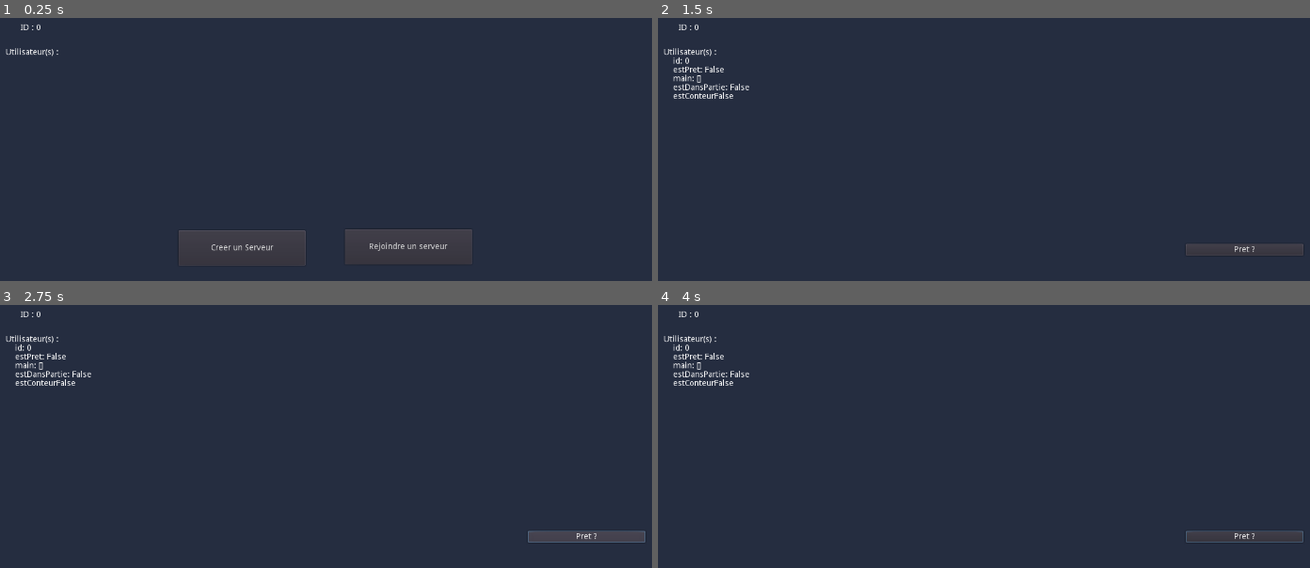
Above: before the commit, frames 1-4 (two rows, left to right).
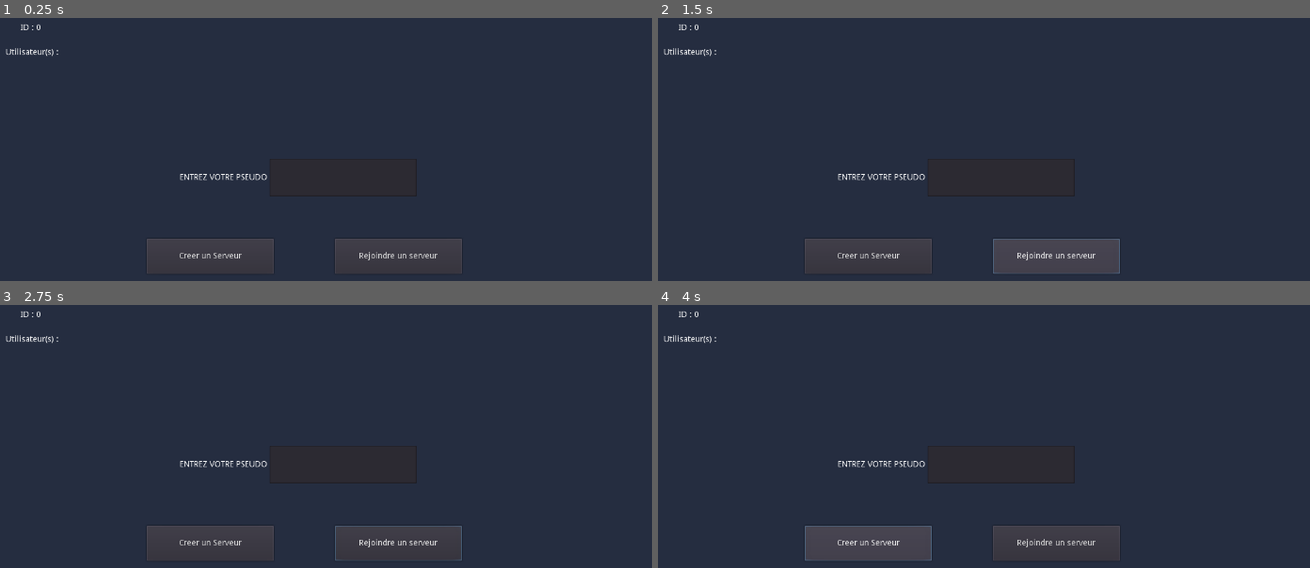
Above: after the commit, the same moments.

Repository: ArthurBajt/ARKED-Dixit-GODOT
Game: Godot game, scene res://Scenes/Menu/Menu.tscn
Two runs of this game, one before a commit and one after it. Both use one fixed random seed, a clock stepped at 60 frames per second and the inputs below.
Inputs (mouse positions are in pixels of both pictures, inside the frame that each line leads up to):
- Up to frame 1 (0.25 s): no input
- Up to frame 2 (1.5 s): click "Creer un Serveur" at 0.5 s; click (1055, 257) at 1.25 s, where only the run after the commit has a clickable "Rejoindre un serveur"
- Up to frame 3 (2.75 s): click (586, 536) at 2 s, where only the run before the commit has a clickable "Pret ?"
- Up to frame 4 (4 s): click (1244, 536) at 2.75 s, where only the run before the commit has a clickable "Pret ?"; click (866, 544) at 3.5 s, where only the run after the commit has a clickable "Creer un Serveur"

The runs differ from the first frame. In frame 1, 2.6% of the frame differs, in the area x 22-73%, y 53-98%; in frame 2, 4.7%; in frame 3, 3.7%; in frame 4, 4.8%, in the area x 2-99%, y 15-98%.

Commit message:
bugs fix

Diff:
--- a/Scenes/Chat/Chat.gd
+++ b/Scenes/Chat/Chat.gd
@@ -1,4 +1,5 @@
 extends Control
+class_name Chat
 
 onready var MessageBox = $Chat/Layout
 onready var message1=$Chat/Layout/Message1
@@ -14,13 +15,14 @@
 
 # Called when the node enters the scene tree for the first time.
 func _ready():
+	self.mouse_filter = Control.MOUSE_FILTER_IGNORE
 	Network.connect("updateChat", self, "afficheUpdateChat") # Replace with function body.
 	MessageBox.visible = !MessageBox.visible
 
 
 # Called every frame. 'delta' is the elapsed time since the previous frame.
 #func _process(delta):
-#	pass
+#    pass
 
 
 func _on_Chat_pressed():
@@ -46,8 +48,8 @@
 	Network.envoieMessage(message4.get_text())
 	MessageBox.visible = !MessageBox.visible
 
-func afficheUpdateChat(id, msg):
-	ChatDisplay.text += "[%s]: %s \n" % [id,msg]
+func afficheUpdateChat(name, msg):
+	ChatDisplay.text += "%s: %s \n" % [name,msg]
 	AutoScroll()
 
 func AutoScroll():
--- a/Scenes/Debug/DebutNetwork.gd
+++ b/Scenes/Debug/DebutNetwork.gd
@@ -13,6 +13,7 @@
 
 	var utilisateursText = "Utilisateur(s) :\n"
 	for usId in Network.utilisateurs:
+		utilisateursText += "\t" + "nom: " + str(Network.utilisateurs[usId].nom)
 		utilisateursText += "\t" + "id: " + str(usId)
 		if "estPret" in Network.utilisateurs[usId]:
 			utilisateursText += "\n\t" + "estPret: " + str(Network.utilisateurs[usId].estPret)
--- a/Scenes/Joueur/Joueur.gd
+++ b/Scenes/Joueur/Joueur.gd
@@ -19,7 +19,7 @@
 var estConteur: bool = false
 var ui
 var uiConteur
-var uiChat
+var uiChat: Chat
 
 func setConteur(idJoueur):
 	self.estConteur = self.id == idJoueur
--- a/Scenes/Menu/Menu.gd
+++ b/Scenes/Menu/Menu.gd
@@ -3,6 +3,8 @@
 
 onready var buttonCreer = $Ui/ButtonCreer
 onready var buttonRejoindre = $Ui/ButtonRejoindre
+
+var player_name = ""
 
 func _ready():
 	buttonCreer.text = R.getString("buttonCreer")
@@ -10,10 +12,15 @@
 
 
 func _on_ButtonCreer_pressed():
-	Network.creerServeur()
-	get_tree().change_scene("res://Scenes/Lobby/Lobby.tscn")
+	if(player_name != ""):
+		Network.creerServeur(player_name)
+		get_tree().change_scene("res://Scenes/Lobby/Lobby.tscn")
 
 
 func _on_ButtonRejoindre_pressed():
-	Network.rejoindreServeur()
-	get_tree().change_scene("res://Scenes/Lobby/Lobby.tscn")
+	if(player_name != ""):
+		Network.rejoindreServeur(player_name)
+		get_tree().change_scene("res://Scenes/Lobby/Lobby.tscn")
+
+func _on_inputPseudo_text_changed(new_text):
+	player_name = new_text
--- a/Scenes/Menu/Menu.tscn
+++ b/Scenes/Menu/Menu.tscn
@@ -6,30 +6,58 @@
 script = ExtResource( 1 )
 
 [node name="Ui" type="Control" parent="."]
-margin_right = 40.0
-margin_bottom = 40.0
+anchor_right = 1.0
+anchor_bottom = 1.0
+margin_top = 3.36731
+margin_bottom = 3.36731
 __meta__ = {
 "_edit_use_anchors_": false
 }
 
 [node name="ButtonCreer" type="Button" parent="Ui"]
-margin_left = 310.0
-margin_top = 381.0
-margin_right = 526.0
-margin_bottom = 441.0
+margin_left = 256.0
+margin_top = 392.0
+margin_right = 472.0
+margin_bottom = 452.0
 text = "Creer"
 __meta__ = {
 "_edit_use_anchors_": false
 }
 
 [node name="ButtonRejoindre" type="Button" parent="Ui"]
-margin_left = 593.0
-margin_top = 379.0
-margin_right = 809.0
-margin_bottom = 439.0
+margin_left = 576.0
+margin_top = 392.0
+margin_right = 792.0
+margin_bottom = 452.0
 text = "Rejoindre"
 __meta__ = {
 "_edit_use_anchors_": false
 }
+
+[node name="HBoxContainer" type="HBoxContainer" parent="Ui"]
+margin_left = 312.0
+margin_top = 256.0
+margin_right = 777.0
+margin_bottom = 320.0
+__meta__ = {
+"_edit_use_anchors_": false
+}
+
+[node name="Label" type="Label" parent="Ui/HBoxContainer"]
+margin_top = 25.0
+margin_right = 149.0
+margin_bottom = 39.0
+text = "Entrez votre pseudo"
+uppercase = true
+
+[node name="inputPseudo" type="LineEdit" parent="Ui/HBoxContainer"]
+margin_left = 153.0
+margin_right = 403.0
+margin_bottom = 64.0
+rect_min_size = Vector2( 250, 50 )
+__meta__ = {
+"_editor_description_": ""
+}
 [connection signal="pressed" from="Ui/ButtonCreer" to="." method="_on_ButtonCreer_pressed"]
 [connection signal="pressed" from="Ui/ButtonRejoindre" to="." method="_on_ButtonRejoindre_pressed"]
+[connection signal="text_changed" from="Ui/HBoxContainer/inputPseudo" to="." method="_on_inputPseudo_text_changed"]
--- a/Scripts/Network.gd
+++ b/Scripts/Network.gd
@@ -14,16 +14,17 @@
 
 
 
-func creerServeur():
+func creerServeur(player_name):
 	""" Creer un serveur """
+	dataStruct.nom = player_name
 	var peer = NetworkedMultiplayerENet.new()
 	peer.create_server(DEFAUT_PORT, MAX_UTILISATEURS)
 	get_tree().set_network_peer(peer)
 	_lobby_se_declarer()
 
-
-func rejoindreServeur():
+func rejoindreServeur(player_name):
 	""" Fait rejoindre un serveur à un utilisateur"""
+	dataStruct.nom = player_name
 	var peer = NetworkedMultiplayerENet.new()
 	peer.create_client(DEFAUT_IP, DEFAUT_PORT)
 	get_tree().set_network_peer(peer)
@@ -251,7 +252,7 @@
 # Chat
 signal updateChat
 func envoieMessage(msg):
-	rpc("messageRecu", id, msg)
+	rpc("messageRecu", dataStruct.nom , msg)
 
 remotesync func messageRecu(id, msg):
 	emit_signal("updateChat", id, msg)
--- a/project.godot
+++ b/project.godot
@@ -14,6 +14,11 @@
 "language": "GDScript",
 "path": "res://Scenes/Carte/Carte.gd"
 }, {
+"base": "Control",
+"class": "Chat",
+"language": "GDScript",
+"path": "res://Scenes/Chat/Chat.gd"
+}, {
 "base": "Spatial",
 "class": "Joueur",
 "language": "GDScript",
@@ -26,6 +31,7 @@
 } ]
 _global_script_class_icons={
 "Carte": "",
+"Chat": "",
 "Joueur": "",
 "Pioche": ""
 }
